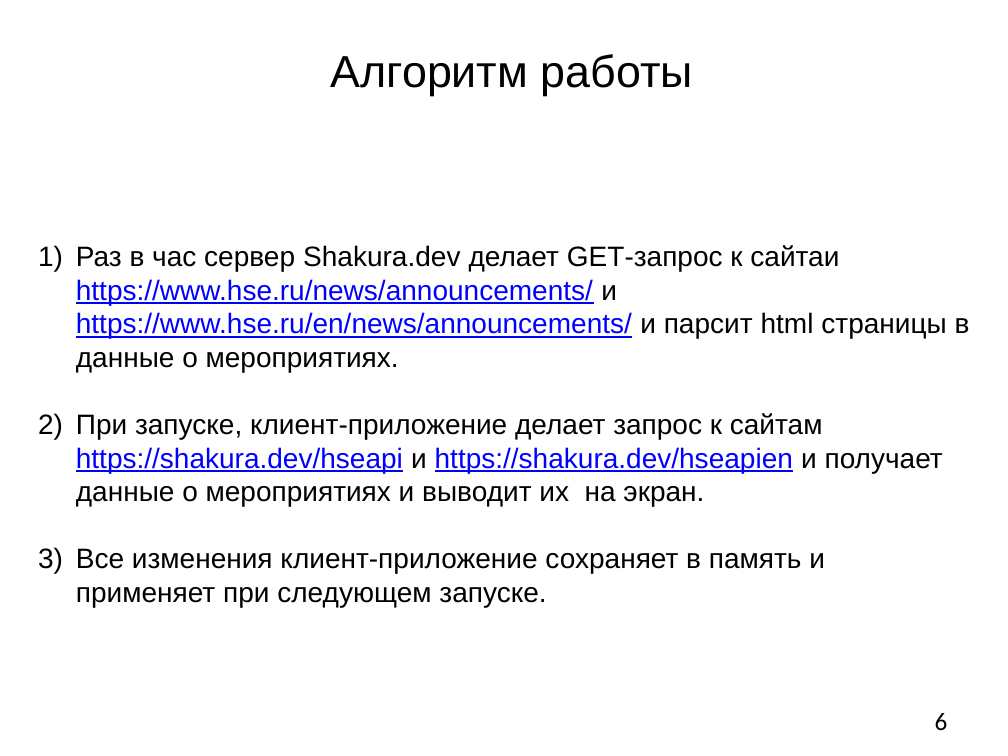
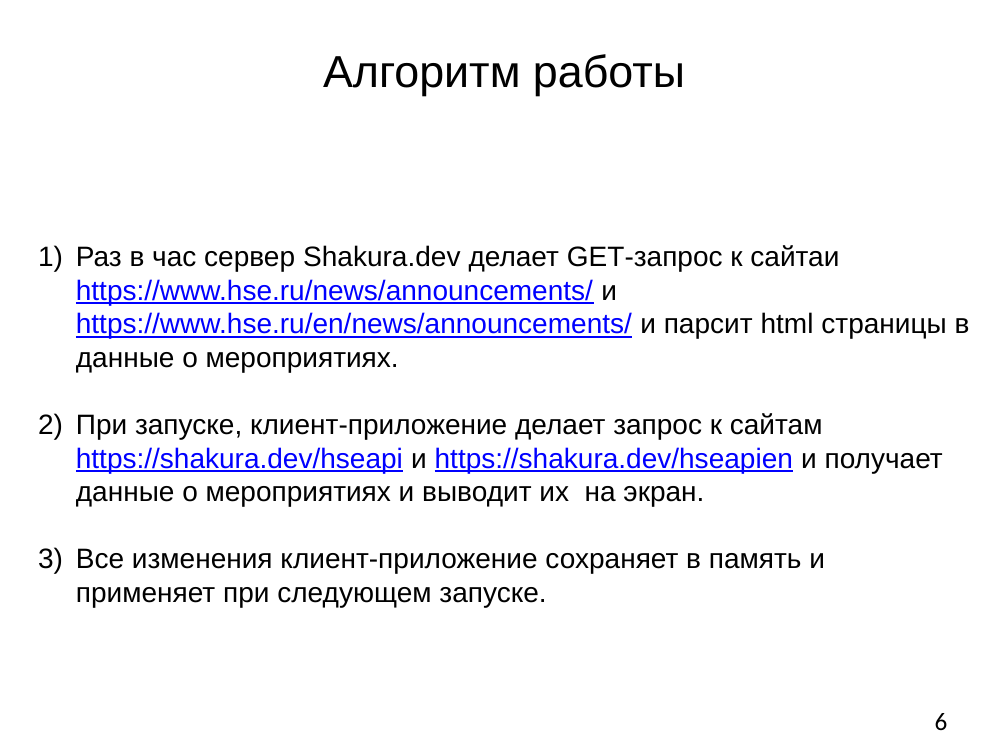
Before and after one commit to M2000h/HSE-APP, a slide deck: slide 6 of Презентация.pptx. Drawn at 1008x756 pixels with LibreOffice and Linux fonts; fonts in the diff are those of the drawing; background and template pictures are left out. Boxes give left, top, right and bottom in pixels: in the first picture for what was removed or moved away, otherwise in the second. Text is boxed around its words. In the diff, an @@ line names an element or a change of style, - is before the commit and + after.

```diff
--- a/Презентация.pptx
+++ b/Презентация.pptx
@@ text "Алгоритм работы": place and size @@
-text "Алгоритм работы" at (331,54,693,96)
+text "Алгоритм работы" at (323,54,685,96)
```
Also in this commit, not shown: 8 other slides changed, 1 slide added, 3 slides removed.
